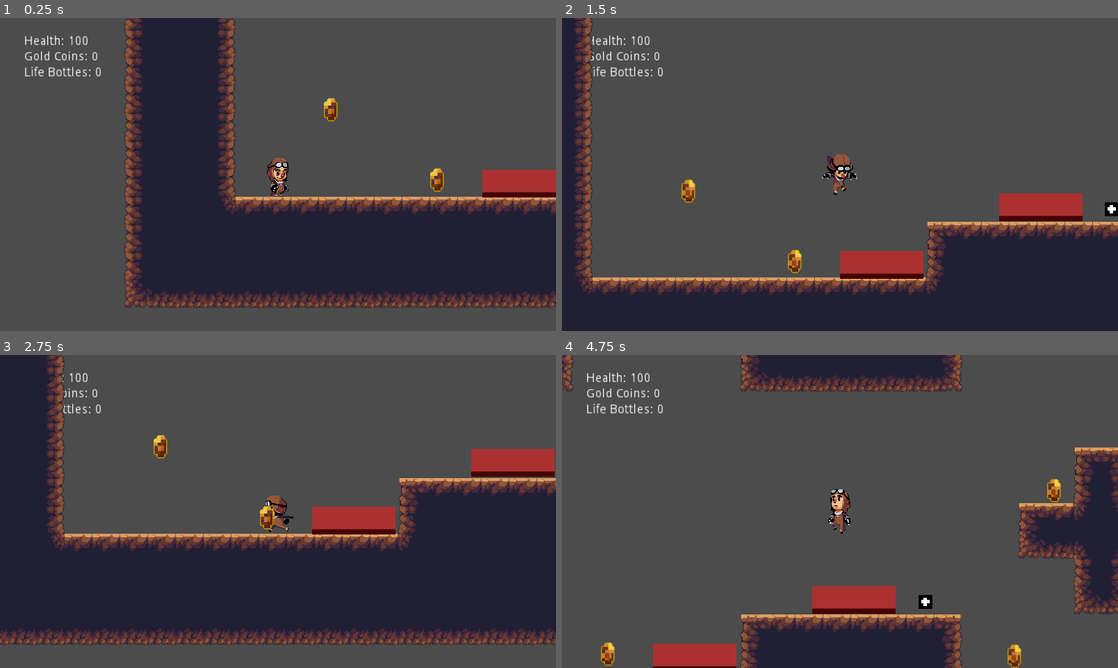
Above: before the commit, frames 1-4 (two rows, left to right).
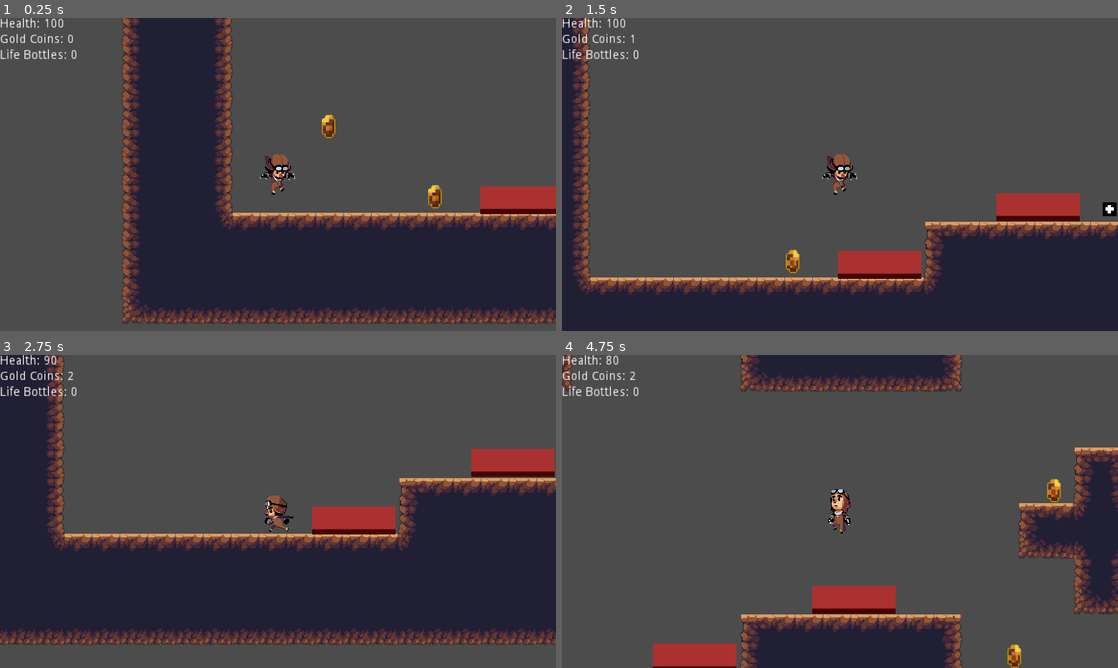
Above: after the commit, the same moments.

Repository: nordlightstudio/PlatformerLive
Game: Godot game, scene res://Game001.tscn
The game is run twice, just before and just after one commit, with the same random seed, the same clock (stepped at 60 frames per second) and the same inputs. The engine's default icon, where the game draws it, is replaced by a stand-in: a white triangle on a blue panel in a dark square.
Inputs:
- Up to frame 1 (0.25 s): no input
- Up to frame 2 (1.5 s): hold Right (ui_right) from 0.53 s (still down); tap 1 (useLifeBottle) at 0.6, 1.35 s; tap Up (ui_up) at 0.77 s
- Up to frame 3 (2.75 s): tap Up (ui_up) at 1.52 s; release Right (ui_right) at 2.03 s; hold Left (ui_left) from 2.03 s (still down); tap 1 (useLifeBottle) at 2.1 s
- Up to frame 4 (4.75 s): release Left (ui_left) at 2.78 s; hold Right (ui_right) 2.78-4.28 s; tap 1 (useLifeBottle) at 2.85, 3.6, 4.35 s; tap Up (ui_up) at 3.02, 3.77, 4.52 s; hold Left (ui_left) from 4.28 s (still down)

The runs differ from the first frame. In frame 1, 19% of the frame differs, in the area x 0-100%, y 0-98%; in frame 2, 5.1%; in frame 3, 0.9%; in frame 4, 1.0%.
Error before the commit: Invalid get index 'goldCoin' (on base: 'null instance').

Commit message:
div

Diff:
--- a/Platformer/Game001.gd
+++ b/Platformer/Game001.gd
@@ -10,14 +10,12 @@
     #ersten level laden
     load_level(1)
 
-
 func load_level(level):
 
     #Prüfen ob schon ein Level geladen ist
     if has_node("Level"):
         #Wenn ja, Level löschen
         get_node("Level").queue_free()
-
 
     var level_scene
 
@@ -27,38 +25,7 @@
         2:
             level_scene = level2_scene.instance()
 
+	#Start Position Player001 festlegen
+    $Player001.global_position = level_scene.get_node("StartPositionPlayer").global_position
+
     add_child(level_scene)
-
-# Skript für Game001
-#1extends Node2D
-
-# Variavlen für die Level-Welten
-#1var LevelWorld001
-#1var LevelWorld002
-
-# Wenn alles fertig geladen
-#1func _ready():
-    # hier mal den Zugriff auf Level Welten
-    # in Variablen speichern
-    #1LevelWorld001 = $Level/World001
-    #1LevelWorld002 = $Level/World002
-
-    # und zu beginn nur die Welt anzeigen
-    #1show_World001()
-
-
-# Eine Funktion für das Anzeigen der 1. Welt
-#1func show_World001():
-    #World001 anzeigen
-   #1 LevelWorld001.visible = true
-
-    #World002 ausblenden / verstecken
-    #1LevelWorld002.visible = false
-
-# Eine Funktion für das Anzeigen der 2. Welt
-#1func show_World002():
-    #World002 anzeigen
-    #1LevelWorld002.visible = true
-
-    #World001 ausblenden / verstecken
-    #1LevelWorld001.visible = false
--- a/Platformer/Game001.tscn
+++ b/Platformer/Game001.tscn
@@ -1,10 +1,23 @@
-[gd_scene load_steps=3 format=2]
+[gd_scene load_steps=4 format=2]
 
 [ext_resource path="res://Game001.gd" type="Script" id=1]
 [ext_resource path="res://Player001.tscn" type="PackedScene" id=2]
+[ext_resource path="res://UI.tscn" type="PackedScene" id=3]
 
 [node name="Game001" type="Node2D"]
 script = ExtResource( 1 )
 
 [node name="Player001" parent="." instance=ExtResource( 2 )]
-position = Vector2( 177, 611 )
+position = Vector2( 399.221, 553.296 )
+
+[node name="CanvasLayer" type="CanvasLayer" parent="."]
+
+[node name="UI" parent="CanvasLayer" instance=ExtResource( 3 )]
+anchor_left = 0.0
+anchor_top = 0.0
+anchor_right = 1.0
+anchor_bottom = 1.0
+margin_left = 0.0
+margin_top = 0.0
+margin_right = 0.0
+margin_bottom = 0.0
--- a/Platformer/LevelMenu.gd
+++ b/Platformer/LevelMenu.gd
@@ -8,4 +8,5 @@
 	get_tree().change_scene("res://Levels/World001.tscn")
 
 func _on_Level2_pressed():
-	get_tree().change_scene("res://Levels/World002.tscn")
+	#get_tree().change_scene("res://Levels/World002.tscn")
+	get_node("/root/Game001").load_level(2)
--- a/Platformer/Levels/World001.tscn
+++ b/Platformer/Levels/World001.tscn
@@ -1,14 +1,21 @@
-[gd_scene load_steps=5 format=2]
+[gd_scene load_steps=6 format=2]
 
-[ext_resource path="res://DirtAutoTiles.tres" type="TileSet" id=1]
-[ext_resource path="res://Pickups/GoldCoin001.tscn" type="PackedScene" id=2]
-[ext_resource path="res://Traps/Trap001.tscn" type="PackedScene" id=3]
-[ext_resource path="res://Pickups/LifeBottle001.tscn" type="PackedScene" id=4]
+[ext_resource path="res://WorldComplete.tscn" type="PackedScene" id=1]
+[ext_resource path="res://DirtAutoTiles.tres" type="TileSet" id=2]
+[ext_resource path="res://Pickups/GoldCoin001.tscn" type="PackedScene" id=3]
+[ext_resource path="res://Traps/Trap001.tscn" type="PackedScene" id=4]
+[ext_resource path="res://Pickups/LifeBottle001.tscn" type="PackedScene" id=5]
 
 [node name="World001" type="Node2D"]
 
+[node name="StartPositionPlayer" type="Position2D" parent="."]
+position = Vector2( 179.606, 555.654 )
+
+[node name="WorldComplete" parent="." instance=ExtResource( 1 )]
+position = Vector2( 289.409, 233.638 )
+
 [node name="TileMap" type="TileMap" parent="."]
-tile_set = ExtResource( 1 )
+tile_set = ExtResource( 2 )
 format = 1
 tile_data = PoolIntArray( -65536, 0, 1, -65535, 0, 65536, -65534, 0, 65536, -65533, 0, 65536, -65532, 0, 65536, -65531, …(2305 unchanged characters)…
 __meta__ = {
@@ -17,36 +24,37 @@
 
 [node name="GoldCoin" type="Node2D" parent="."]
 
-[node name="GoldCoin001" parent="GoldCoin" instance=ExtResource( 2 )]
+[node name="GoldCoin001" parent="GoldCoin" instance=ExtResource( 3 )]
 position = Vector2( 359.727, 621.235 )
 
-[node name="GoldCoin002" parent="GoldCoin" instance=ExtResource( 2 )]
+[node name="GoldCoin002" parent="GoldCoin" instance=ExtResource( 3 )]
 position = Vector2( 827.495, 623.691 )
 
-[node name="GoldCoin003" parent="GoldCoin" instance=ExtResource( 2 )]
+[node name="GoldCoin003" parent="GoldCoin" instance=ExtResource( 3 )]
 position = Vector2( 872.922, 433.392 )
 
-[node name="GoldCoin004" parent="GoldCoin" instance=ExtResource( 2 )]
+[node name="GoldCoin004" parent="GoldCoin" instance=ExtResource( 3 )]
 position = Vector2( 236.953, 540.205 )
 
 [node name="Traps" type="Node2D" parent="."]
 
-[node name="Trap001" parent="Traps" instance=ExtResource( 3 )]
+[node name="Trap001" parent="Traps" instance=ExtResource( 4 )]
 position = Vector2( 460.402, 624.919 )
 
-[node name="Trap002" parent="Traps" instance=ExtResource( 3 )]
+[node name="Trap002" parent="Traps" instance=ExtResource( 4 )]
 position = Vector2( 643.335, 558.621 )
 
-[node name="Trap003" parent="Traps" instance=ExtResource( 3 )]
+[node name="Trap003" parent="Traps" instance=ExtResource( 4 )]
 position = Vector2( 651.929, 239.409 )
 
 [node name="LifeBottle" type="Node2D" parent="."]
+editor/display_folded = true
 
-[node name="LifeBottle001" parent="LifeBottle" instance=ExtResource( 4 )]
+[node name="LifeBottle001" parent="LifeBottle" instance=ExtResource( 5 )]
 position = Vector2( 725.593, 561.076 )
 
-[node name="LifeBottle002" parent="LifeBottle" instance=ExtResource( 4 )]
+[node name="LifeBottle002" parent="LifeBottle" instance=ExtResource( 5 )]
 position = Vector2( 1037.44, 616.324 )
 
-[node name="LifeBottle004" parent="LifeBottle" instance=ExtResource( 4 )]
+[node name="LifeBottle004" parent="LifeBottle" instance=ExtResource( 5 )]
 position = Vector2( 552.482, 245.547 )
--- a/Platformer/Levels/World002.tscn
+++ b/Platformer/Levels/World002.tscn
@@ -1,14 +1,21 @@
-[gd_scene load_steps=5 format=2]
+[gd_scene load_steps=6 format=2]
 
-[ext_resource path="res://DirtAutoTiles.tres" type="TileSet" id=1]
-[ext_resource path="res://Pickups/GoldCoin001.tscn" type="PackedScene" id=2]
-[ext_resource path="res://Traps/Trap001.tscn" type="PackedScene" id=3]
-[ext_resource path="res://Pickups/LifeBottle001.tscn" type="PackedScene" id=4]
+[ext_resource path="res://WorldComplete.tscn" type="PackedScene" id=1]
+[ext_resource path="res://DirtAutoTiles.tres" type="TileSet" id=2]
+[ext_resource path="res://Pickups/GoldCoin001.tscn" type="PackedScene" id=3]
+[ext_resource path="res://Traps/Trap001.tscn" type="PackedScene" id=4]
+[ext_resource path="res://Pickups/LifeBottle001.tscn" type="PackedScene" id=5]
 
 [node name="World002" type="Node2D"]
 
+[node name="StartPositionPlayer" type="Position2D" parent="."]
+position = Vector2( 182, 581 )
+
+[node name="WorldComplete" parent="." instance=ExtResource( 1 )]
+position = Vector2( 1104.05, 164.677 )
+
 [node name="TileMap" type="TileMap" parent="."]
-tile_set = ExtResource( 1 )
+tile_set = ExtResource( 2 )
 format = 1
 tile_data = PoolIntArray( -65536, 0, 1, -65535, 0, 65536, -65534, 0, 65536, -65533, 0, 65536, -65532, 0, 65536, -65531, …(2371 unchanged characters)…
 __meta__ = {
@@ -17,39 +24,39 @@
 
 [node name="GoldCoin" type="Node2D" parent="."]
 
-[node name="GoldCoin001" parent="GoldCoin" instance=ExtResource( 2 )]
+[node name="GoldCoin001" parent="GoldCoin" instance=ExtResource( 3 )]
 position = Vector2( 398, 432 )
 
-[node name="GoldCoin002" parent="GoldCoin" instance=ExtResource( 2 )]
+[node name="GoldCoin002" parent="GoldCoin" instance=ExtResource( 3 )]
 position = Vector2( 698, 305 )
 
-[node name="GoldCoin003" parent="GoldCoin" instance=ExtResource( 2 )]
-position = Vector2( 142, 525 )
+[node name="GoldCoin003" parent="GoldCoin" instance=ExtResource( 3 )]
+position = Vector2( 147.728, 513.544 )
 
 [node name="Traps" type="Node2D" parent="."]
 
-[node name="Trap001" parent="Traps" instance=ExtResource( 3 )]
+[node name="Trap001" parent="Traps" instance=ExtResource( 4 )]
 position = Vector2( 495, 624 )
 
-[node name="Trap002" parent="Traps" instance=ExtResource( 3 )]
+[node name="Trap002" parent="Traps" instance=ExtResource( 4 )]
 position = Vector2( 591, 624 )
 
-[node name="Trap003" parent="Traps" instance=ExtResource( 3 )]
+[node name="Trap003" parent="Traps" instance=ExtResource( 4 )]
 position = Vector2( 686, 624 )
 
-[node name="Trap004" parent="Traps" instance=ExtResource( 3 )]
+[node name="Trap004" parent="Traps" instance=ExtResource( 4 )]
 position = Vector2( 781, 624 )
 
-[node name="Trap005" parent="Traps" instance=ExtResource( 3 )]
+[node name="Trap005" parent="Traps" instance=ExtResource( 4 )]
 position = Vector2( 876, 624 )
 
-[node name="Trap006" parent="Traps" instance=ExtResource( 3 )]
+[node name="Trap006" parent="Traps" instance=ExtResource( 4 )]
 position = Vector2( 971, 624 )
 
-[node name="Trap007" parent="Traps" instance=ExtResource( 3 )]
+[node name="Trap007" parent="Traps" instance=ExtResource( 4 )]
 position = Vector2( 1067, 623 )
 
 [node name="LifeBottle" type="Node2D" parent="."]
 
-[node name="LifeBottle001" parent="LifeBottle" instance=ExtResource( 4 )]
+[node name="LifeBottle001" parent="LifeBottle" instance=ExtResource( 5 )]
 position = Vector2( 898, 178 )
--- a/Platformer/Pickups/GoldCoin001.tscn
+++ b/Platformer/Pickups/GoldCoin001.tscn
@@ -9,15 +9,14 @@
 script/source = "#Add GoldCoin
 extends Area2D
 
-func _physics_process(delta):
+func _ready():
+    $AnimatedSprite.play(\"GoldCoin\")
 
-	$AnimatedSprite.play(\"GoldCoin\")
 
-	var bodies = get_overlapping_bodies()
-	for body in bodies:
-		if body.name == \"Player001\":
-			get_node(\"res://Player001.gd\").goldCoin += 1
-			queue_free()
+func _on_GoldCoin001_body_entered(body):
+    if body.name == \"Player001\":
+        body.goldCoin += 1
+        queue_free()
 "
 
 [sub_resource type="SpriteFrames" id=2]
@@ -45,3 +44,4 @@
 [node name="CollisionShape2D" type="CollisionShape2D" parent="."]
 position = Vector2( 0.209, 0.223789 )
 shape = SubResource( 3 )
+[connection signal="body_entered" from="." to="." method="_on_GoldCoin001_body_entered"]
--- a/Platformer/Pickups/LifeBottle001.gd
+++ b/Platformer/Pickups/LifeBottle001.gd
@@ -1,10 +1,7 @@
 #Add Life Bottle to lifeBottleQuantity
 extends Area2D
 
-func _physics_process(delta):
-
-	var bodies = get_overlapping_bodies()
-	for body in bodies:
-		if body.name == "Player001" and get_node("../../../../Player001").lifeBottleQuantity < 10:
-			get_node("../../../../Player001").lifeBottleQuantity += 1
+func _on_LifeBottle001_body_entered(body):
+	if body.name == "Player001" and body.lifeBottleQuantity < 10:
+			body.lifeBottleQuantity += 1
 			queue_free()
--- a/Platformer/Pickups/LifeBottle001.tscn
+++ b/Platformer/Pickups/LifeBottle001.tscn
@@ -17,3 +17,4 @@
 
 [node name="CollisionShape2D" type="CollisionShape2D" parent="."]
 shape = SubResource( 1 )
+[connection signal="body_entered" from="." to="." method="_on_LifeBottle001_body_entered"]
--- a/Platformer/Player001.gd
+++ b/Platformer/Player001.gd
@@ -14,14 +14,16 @@
 
 #Health Player System
 var healthPlayer = 100
-onready var healthPlayerLabel = $UI/CenterContainer/VBoxContainer/Health
+#onready var healthPlayerLabel = $UI/CenterContainer/VBoxContainer/Health
+onready var healthPlayerLabel = get_node("/root/Game001/CanvasLayer/UI/CenterContainer/VBoxContainer/Health")
+
 #LifeBottleQuantity
 var lifeBottleQuantity = 0
-onready var lifeBottleQuantityLabel = $UI/CenterContainer/VBoxContainer/LifeBottleQuantity
+onready var lifeBottleQuantityLabel = get_node("/root/Game001/CanvasLayer/UI/CenterContainer/VBoxContainer/LifeBottleQuantity")
 
 #Gold Coin System
 var goldCoin = 0
-onready var goldCoinLabel = $UI/CenterContainer/VBoxContainer/GoldCoin
+onready var goldCoinLabel = get_node("/root/Game001/CanvasLayer/UI/CenterContainer/VBoxContainer/GoldCoin")
 
 # Physic Process
 func _physics_process(delta):
--- a/Platformer/Player001.tscn
+++ b/Platformer/Player001.tscn
@@ -1,16 +1,15 @@
-[gd_scene load_steps=14 format=2]
+[gd_scene load_steps=13 format=2]
 
 [ext_resource path="res://Player001.gd" type="Script" id=1]
 [ext_resource path="res://Assets/Sprites/Player/Idle0.png" type="Texture" id=2]
-[ext_resource path="res://Assets/Sprites/Player/Jump0.png" type="Texture" id=3]
-[ext_resource path="res://Assets/Sprites/Player/Jump4.png" type="Texture" id=4]
+[ext_resource path="res://Assets/Sprites/Player/Jump4.png" type="Texture" id=3]
+[ext_resource path="res://Assets/Sprites/Player/Jump0.png" type="Texture" id=4]
 [ext_resource path="res://Assets/Sprites/Player/Run0.png" type="Texture" id=5]
 [ext_resource path="res://Assets/Sprites/Player/Run1.png" type="Texture" id=6]
 [ext_resource path="res://Assets/Sprites/Player/Run2.png" type="Texture" id=7]
 [ext_resource path="res://Assets/Sprites/Player/Run3.png" type="Texture" id=8]
 [ext_resource path="res://Assets/Sprites/Player/Run4.png" type="Texture" id=9]
 [ext_resource path="res://Assets/Sprites/Player/Run7.png" type="Texture" id=10]
-[ext_resource path="res://UI.tscn" type="PackedScene" id=11]
 
 [sub_resource type="SpriteFrames" id=1]
 animations = [ {
@@ -21,12 +20,12 @@
 }, {
 "frames": [ ExtResource( 3 ) ],
 "loop": true,
-"name": "Jump",
+"name": "Fall",
 "speed": 5.0
 }, {
 "frames": [ ExtResource( 4 ) ],
 "loop": true,
-"name": "Fall",
+"name": "Jump",
 "speed": 5.0
 }, {
 "frames": [ ExtResource( 5 ), ExtResource( 6 ), ExtResource( 7 ), ExtResource( 8 ), ExtResource( 9 ), ExtResource( 10 ) ],
@@ -60,9 +59,3 @@
 current = true
 drag_margin_h_enabled = false
 drag_margin_v_enabled = false
-
-[node name="UI" parent="." instance=ExtResource( 11 )]
-margin_left = -292.42
-margin_top = -159.799
-margin_right = 283.58
-margin_bottom = 178.201
--- a/Platformer/Traps/Trap001.gd
+++ b/Platformer/Traps/Trap001.gd
@@ -1,17 +1,6 @@
 #Trap01
 extends Area2D
 
-var hitPlayer = false
-
-
-func _physics_process(delta):
-
-	var bodies = get_overlapping_bodies()
-	for body in bodies:
-		if body.name == "Player001" and hitPlayer == false:
-			get_node("../../../../Player001").healthPlayer -= 10
-			hitPlayer = true
-			$Timer.start()
-
-func _on_Timer_timeout():
-	hitPlayer = false
+func _on_Trap001_body_entered(body):
+	if body.name == "Player001":
+		body.healthPlayer -= 10
--- a/Platformer/Traps/Trap001.tscn
+++ b/Platformer/Traps/Trap001.tscn
@@ -18,6 +18,4 @@
 [node name="CollisionShape2D" type="CollisionShape2D" parent="."]
 position = Vector2( 0, 10.8229 )
 shape = SubResource( 1 )
-
-[node name="Timer" type="Timer" parent="."]
-[connection signal="timeout" from="Timer" to="." method="_on_Timer_timeout"]
+[connection signal="body_entered" from="." to="." method="_on_Trap001_body_entered"]
--- a/Platformer/WorldComplete.gd
+++ b/Platformer/WorldComplete.gd
@@ -2,8 +2,6 @@
 extends Area2D
 
 #Go to Level Menu
-func _physics_process(delta):
-	var bodies = get_overlapping_bodies()
-	for body in bodies:
-		if body.name == "Player001":
-			get_tree().change_scene("res://LevelMenu.tscn")
+func _on_WorldComplete_body_entered(body):
+	if body.name == "Player001":
+		get_tree().change_scene("res://LevelMenu.tscn")
--- a/Platformer/WorldComplete.tscn
+++ b/Platformer/WorldComplete.tscn
@@ -18,3 +18,4 @@
 
 [node name="CollisionShape2D" type="CollisionShape2D" parent="."]
 shape = SubResource( 1 )
+[connection signal="body_entered" from="." to="." method="_on_WorldComplete_body_entered"]
